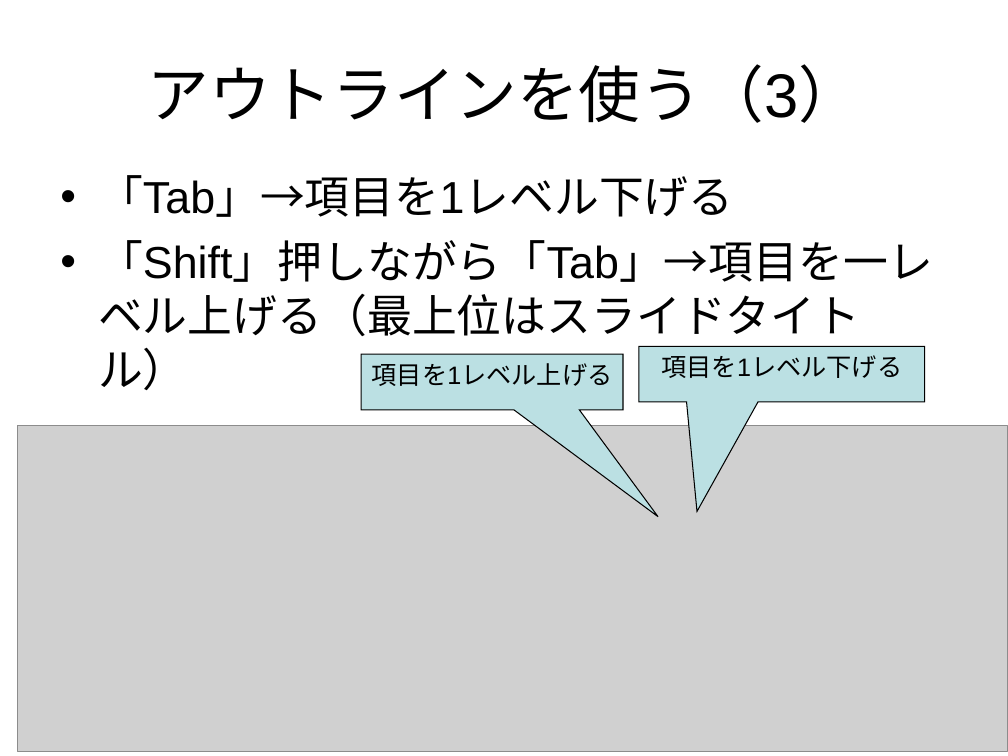
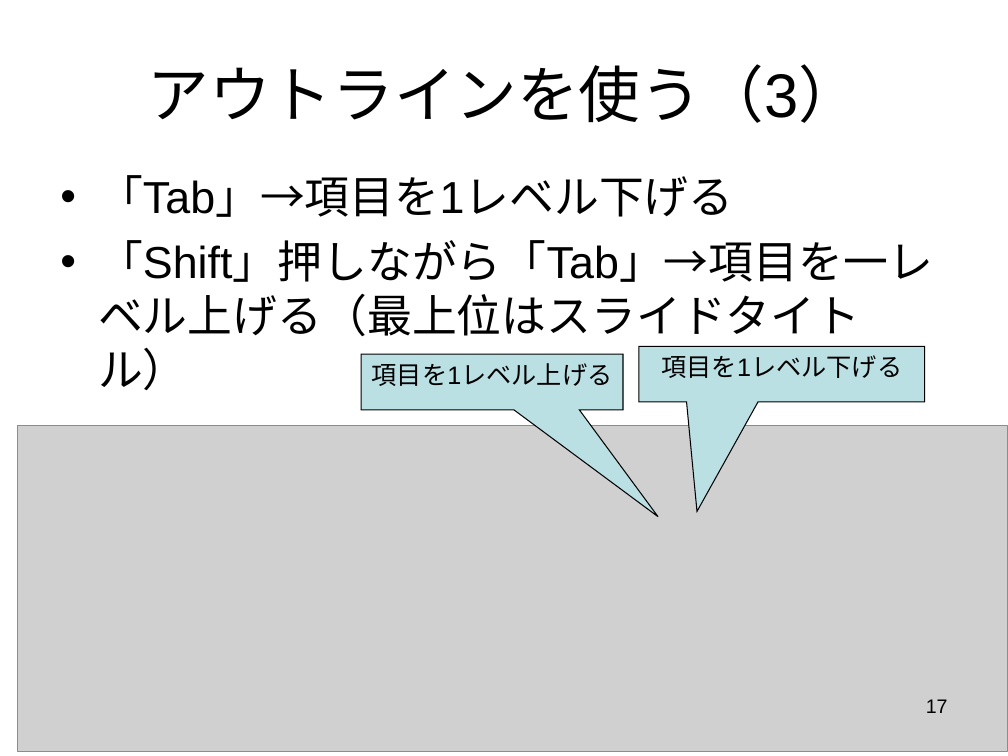
Before and after one commit to masao/public_html, a slide deck: slide 17 of lecture/2007/kiso/8.ppt. Drawn at 1008x756 pixels with LibreOffice and Linux fonts; fonts in the diff are those of the drawing; grey boxes stand for pictures. Boxes give left, top, right and bottom in pixels: in the first picture for what was removed or moved away, otherwise in the second. Text is boxed around its words. In the diff, an @@ line names an element or a change of style, - is before the commit and + after.

Commit message:
スライド番号

```diff
--- a/lecture/2007/kiso/8.ppt
+++ b/lecture/2007/kiso/8.ppt
@@ page number added at box(926, 699, 948, 713), 14 pt, text #000000 @@
+17
```
Also in this commit, not shown: 22 other slides changed, 1 other file.
